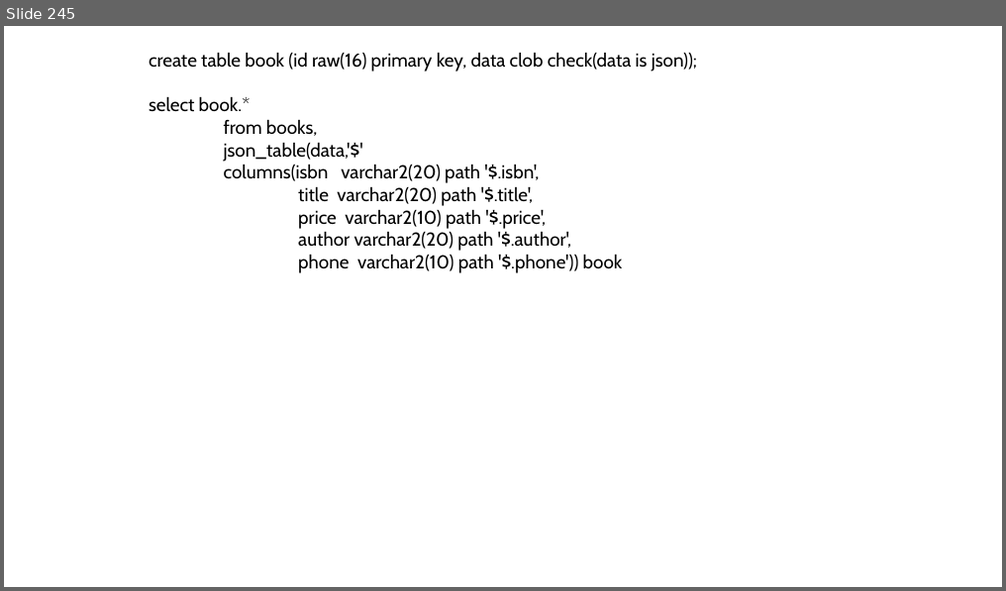
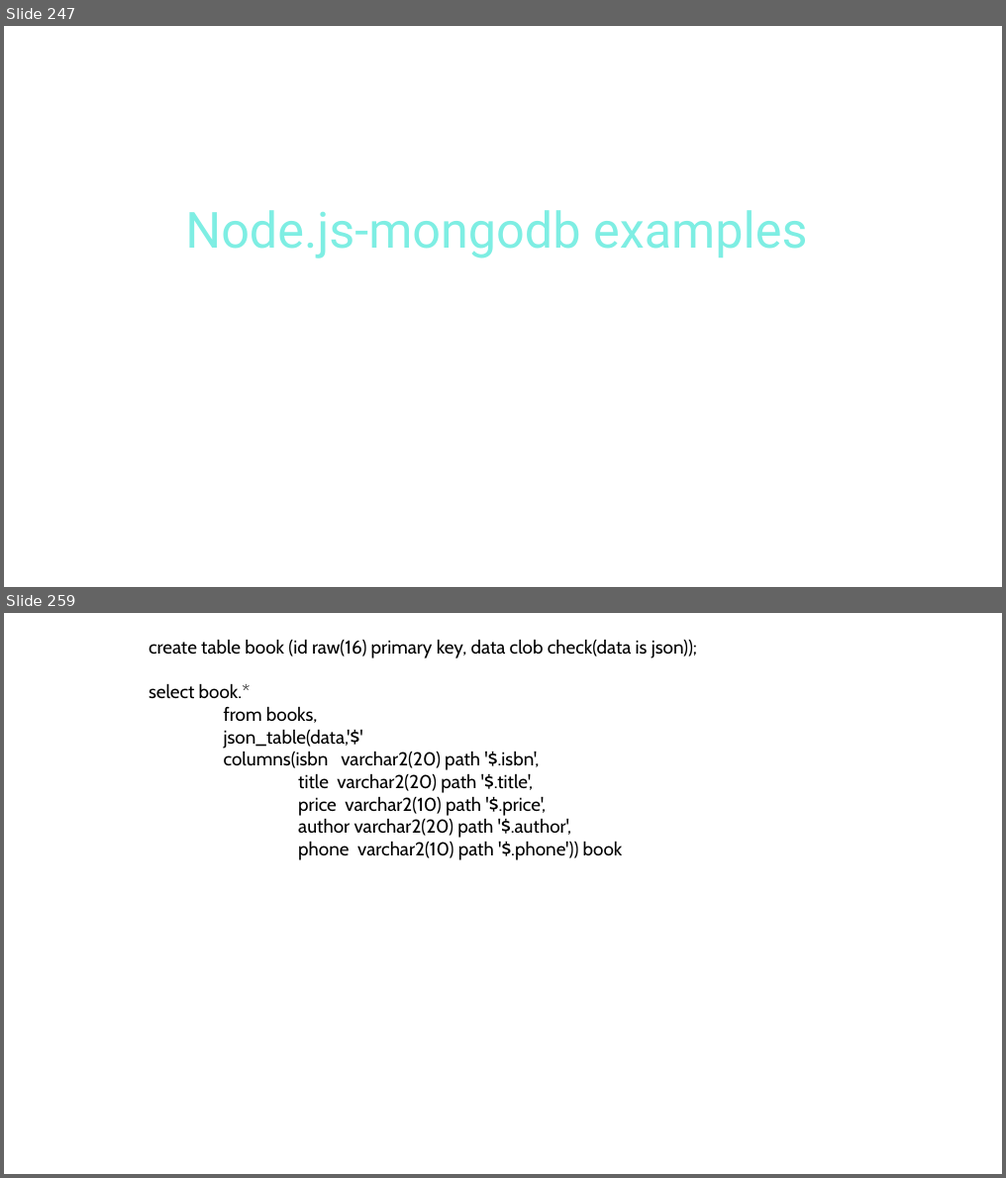
Before and after one commit to Saleel-Bagde/PPT-s, a slide deck: MongoDB PPT.pptx. Shown one above the other, each under a label of ours: slide 245 before the commit, slides 247 and 259 after it; the slides between them are not shown. The pictures are 1006x591 and 1006x1178 pixels, drawn with LibreOffice and Linux fonts; fonts in the diff are those of the drawing. Boxes give left, top, right and bottom in pixels: in the first picture for what was removed or moved away, otherwise in the second. Text is boxed around its words. In the diff, an @@ line names an element or a change of style, - is before the commit and + after.

```diff
--- a/MongoDB PPT.pptx
+++ b/MongoDB PPT.pptx
@@ slide 247 added at <box>4,26,1002,587</box>, background #FFFFFF @@
@@ text added at <box>185,210,807,259</box>, 48 pt, text #7EEEE3 @@
+Node.js-mongodb examples
@@ what was slide 245 is now slide 259 @@
```
Also in this commit, not shown: 13 other slides added.
